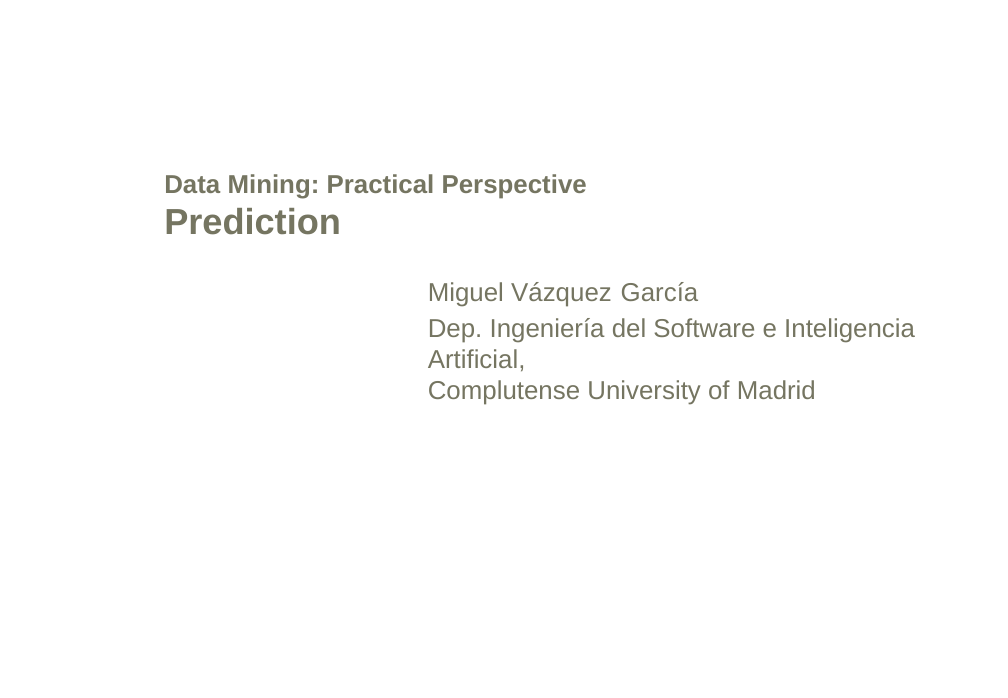
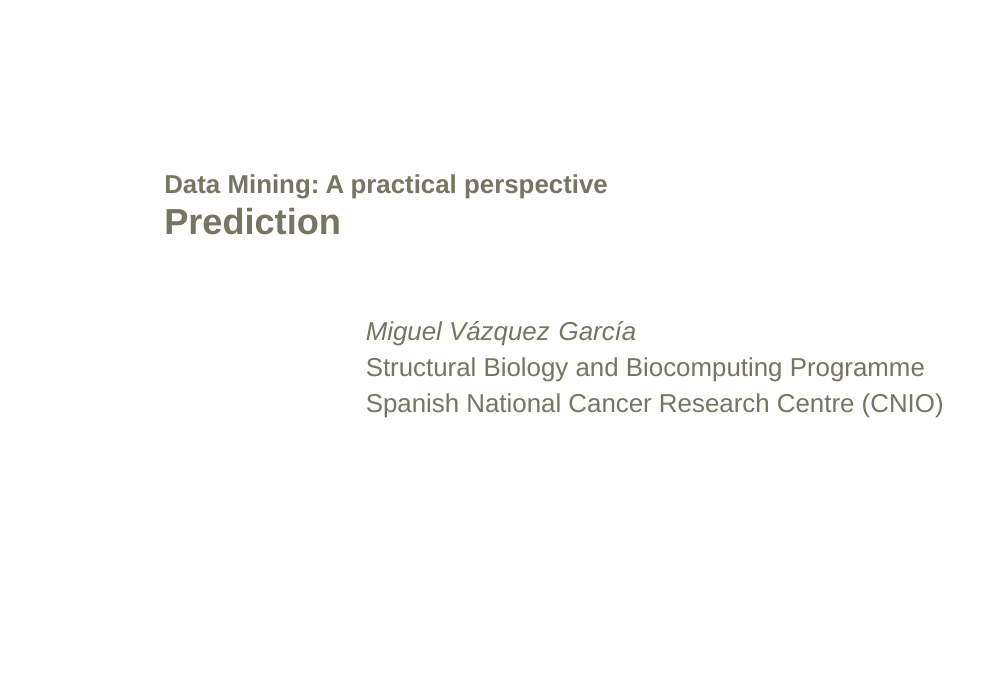
Before and after one commit to mikisvaz/DMPP, a slide deck: slide 1 of Prediction/Prediction.ppt. Drawn at 1008x698 pixels with LibreOffice and Linux fonts; fonts in the diff are those of the drawing; background and template pictures are left out. Boxes give left, top, right and bottom in pixels: in the first picture for what was removed or moved away, otherwise in the second. Text is boxed around its words. In the diff, an @@ line names an element or a change of style, - is before the commit and + after.

```diff
--- a/Prediction/Prediction.ppt
+++ b/Prediction/Prediction.ppt
@@ title at (164, 174, 608, 235): text changed @@
-Data Mining: Practical Perspective
-Prediction
+Data Mining: A practical perspective
+Prediction
@@ text removed at (428, 282, 915, 405) @@
-Miguel Vázquez García
-Dep. Ingeniería del Software e Inteligencia Artificial,
-Complutense University of Madrid
@@ text added at (366, 321, 944, 418), 20 pt, text #757561 @@
+Miguel Vázquez García
+Structural Biology and Biocomputing Programme
+Spanish National Cancer Research Centre (CNIO)
```
Also in this commit, not shown: 3 other slides changed, 4 other files.
